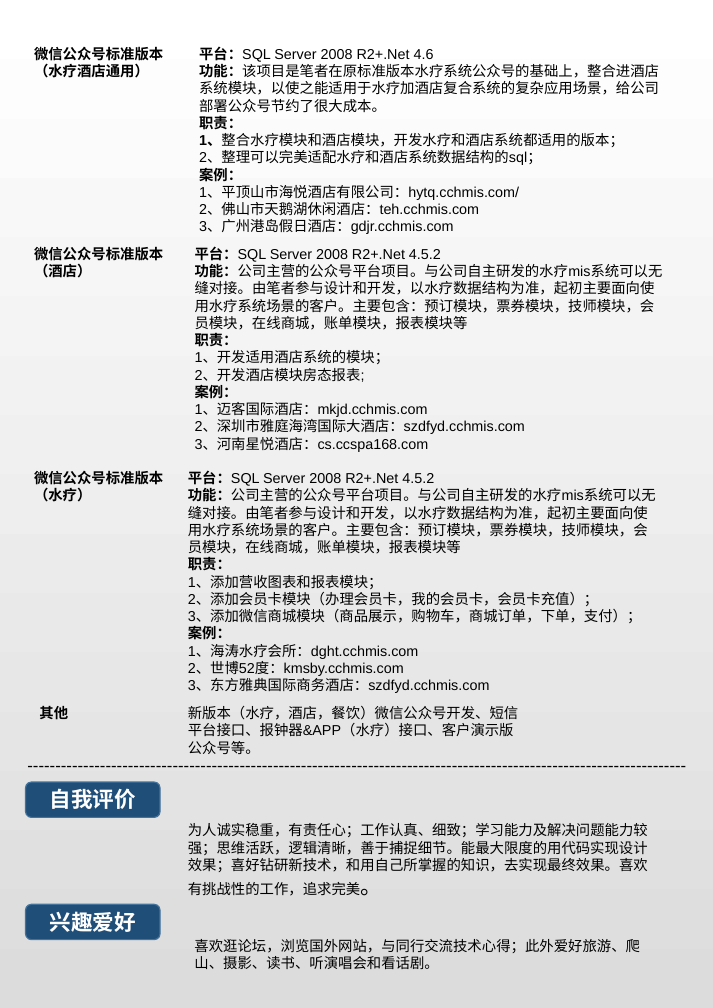
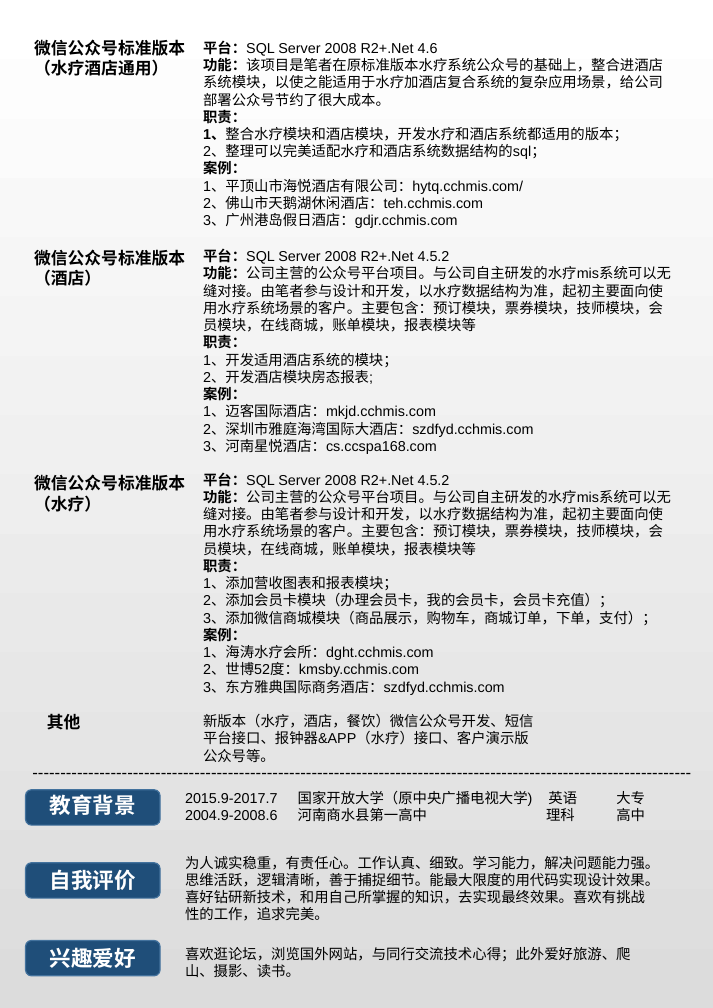
Before and after one commit to leeneo/others, a slide deck: slide 3 of files/个人简历.pptx. Drawn at 713x1008 pixels with LibreOffice and Linux fonts; fonts in the diff are those of the drawing. Boxes give left, top, right and bottom in pixels: in the first picture for what was removed or moved away, otherwise in the second. Text is boxed around its words. In the diff, an @@ line names an element or a change of style, - is before the commit and + after.

```diff
--- a/files/个人简历.pptx
+++ b/files/个人简历.pptx
@@ size 12 to 14 pt in 4 elements at <box>34,249,185,286</box>, <box>34,474,185,512</box>, <box>47,714,81,730</box>, <box>34,39,185,76</box> @@
@@ text "微信公众号标准版本": place and size @@
-text "微信公众号标准版本" at <box>34,47,163,78</box>
+text "微信公众号标准版本" at <box>34,39,185,76</box>
@@ text "平台：SQL Server 2008 R2+.Net 4.6": place and size @@
-text "平台：SQL Server 2008 R2+.Net 4.6" at <box>199,47,659,234</box>
+text "平台：SQL Server 2008 R2+.Net 4.6" at <box>203,41,663,228</box>
@@ text "平台：SQL Server 2008 R2+.Net 4.5.2": place and size @@
-text "平台：SQL Server 2008 R2+.Net 4.5.2" at <box>195,246,663,452</box>
+text "平台：SQL Server 2008 R2+.Net 4.5.2" at <box>203,249,671,454</box>
@@ text "平台：SQL Server 2008 R2+.Net 4.5.2": place and size @@
-text "平台：SQL Server 2008 R2+.Net 4.5.2" at <box>188,470,656,693</box>
+text "平台：SQL Server 2008 R2+.Net 4.5.2" at <box>203,473,671,695</box>
@@ text "其他": place and size @@
-text "其他" at <box>39,706,68,720</box>
+text "其他" at <box>47,714,81,730</box>
@@ text "新版本（水疗，酒店，餐饮）微信公众号开发、短信平台接口、报钟器&APP（水疗）接口、客户演示版公众号等。": place and size @@
-text "新版本（水疗，酒店，餐饮）微信公众号开发、短信平台接口、报钟器&APP（水疗）接口、客户演示版公众号等。" at <box>188,706,518,754</box>
+text "新版本（水疗，酒店，餐饮）微信公众号开发、短信平台接口、报钟器&APP（水疗）接口、客户演示版公众号等。" at <box>203,714,533,762</box>
@@ text "------------------------------------------------------------ ...": place and size @@
-text "------------------------------------------------------------ ..." at <box>19,750,700,779</box>
+text "------------------------------------------------------------ ..." at <box>24,758,705,787</box>
@@ rounded rectangle added at <box>26,790,160,825</box>, fill #1F4E79, outline #43739E 1 pt @@
@@ text added at <box>50,794,136,815</box>, 18 pt, text #FFFFFF, bold @@
+教育背景
@@ text added at <box>185,791,645,821</box>, 12 pt, text #000000 @@
+2015.9-2017.7 国家开放大学（原中央广播电视大学) 英语 大专
+2004.9-2008.6 河南商水县第一高中 理科 高中
@@ rounded rectangle: place and size @@
-rounded rectangle at <box>26,782,160,817</box>
+rounded rectangle at <box>26,863,160,898</box>
@@ text "自我评价": place and size @@
-text "自我评价" at <box>50,788,136,809</box>
+text "自我评价" at <box>50,869,136,890</box>
@@ text at <box>185,856,659,921</box>: text changed @@
-为人诚实稳重，有责任心；工作认真、细致；学习能力及解决问题能力较强；思维活跃，逻辑清晰，善于捕捉细节。能最大限度的用代码实现设计效果；喜好钻研新技术，和用自己所掌握的知识，去实现最终效果。喜欢有挑战性的工作，追求完美。
+为人诚实稳重，有责任心。工作认真、细致。学习能力，解决问题能力强。思维活跃，逻辑清晰，善于捕捉细节。能最大限度的用代码实现设计效果。喜好钻研新技术，和用自己所掌握的知识，去实现最终效果。喜欢有挑战性的工作，追求完美。
@@ rounded rectangle: place and size @@
-rounded rectangle at <box>26,904,160,940</box>
+rounded rectangle at <box>26,941,160,976</box>
@@ text "兴趣爱好": place and size @@
-text "兴趣爱好" at <box>50,911,136,932</box>
+text "兴趣爱好" at <box>50,947,136,968</box>
@@ text at <box>185,947,631,977</box>: text changed @@
-喜欢逛论坛，浏览国外网站，与同行交流技术心得；此外爱好旅游、爬山、摄影、读书、听演唱会和看话剧。
+喜欢逛论坛，浏览国外网站，与同行交流技术心得；此外爱好旅游、爬山、摄影、读书。
```
Also in this commit, not shown: 2 other slides changed, 1 other file.
